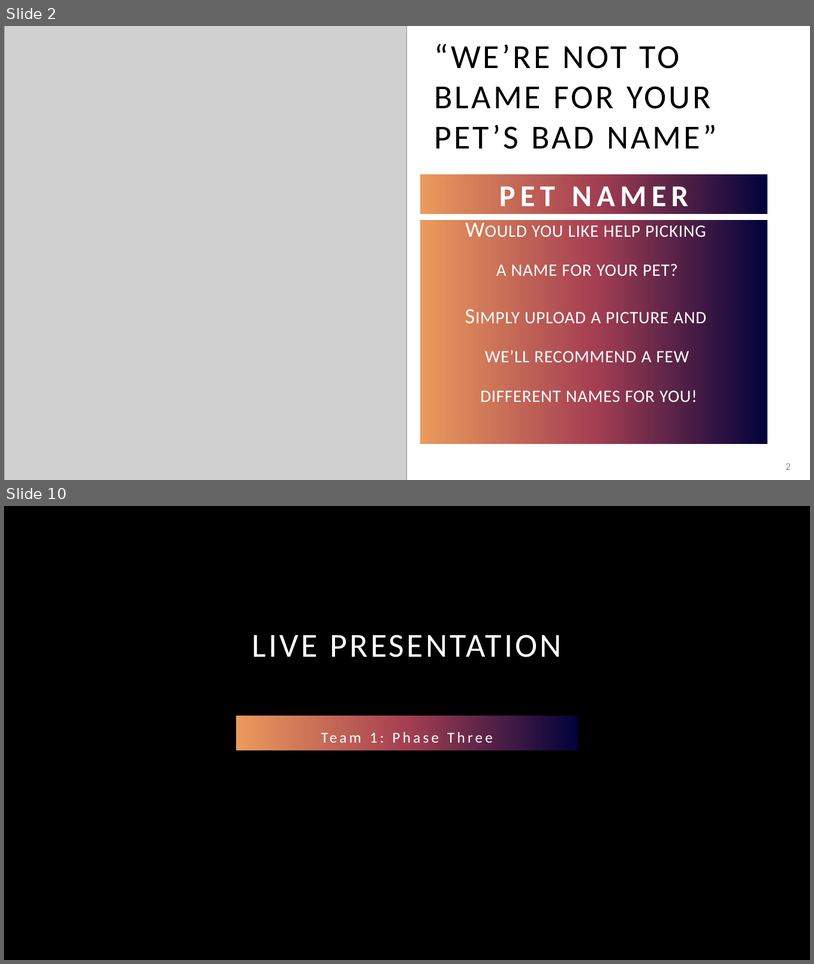
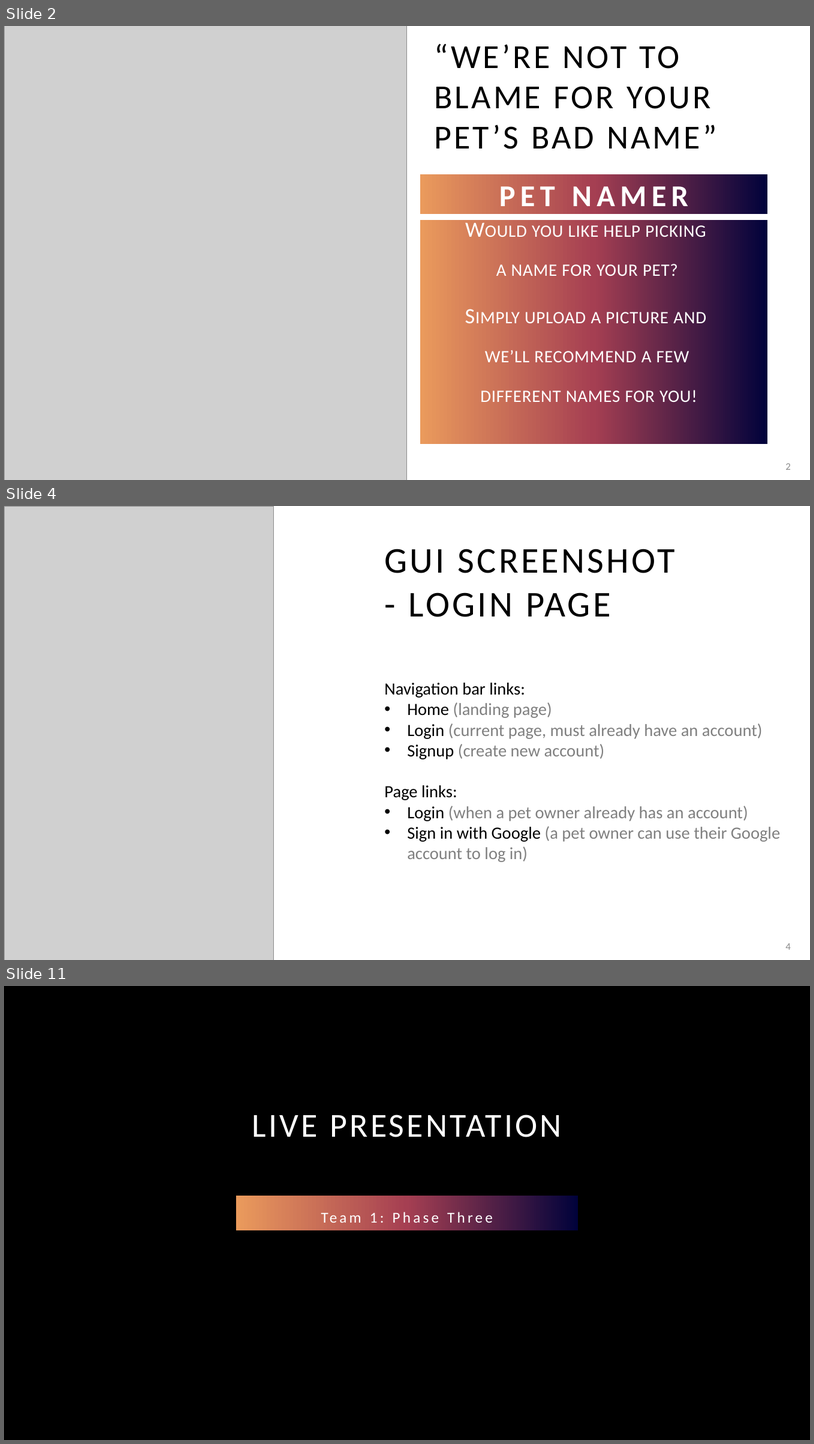
Before and after one commit to adriaonline/CPT200SP24-Team1, a slide deck: Phase 4 Docs/Phase 4 - Presentation.pptx. Shown one above the other, each under a label of ours: slides 2 and 10 before the commit, slides 2, 4 and 11 after it; the slides between them are not shown. The pictures are 814x964 and 814x1444 pixels, drawn with LibreOffice and Linux fonts; fonts in the diff are those of the drawing; grey boxes stand for pictures; background and template pictures are left out. Boxes give left, top, right and bottom in pixels: in the first picture for what was removed or moved away, otherwise in the second. Text is boxed around its words. In the diff, an @@ line names an element or a change of style, - is before the commit and + after.

```diff
--- a/Phase 4 Docs/Phase 4 - Presentation.pptx
+++ b/Phase 4 Docs/Phase 4 - Presentation.pptx
@@ slide 4 added at <box>4,506,810,960</box>, background #FFFFFF @@
@@ picture added at <box>4,506,274,960</box> @@
@@ title added at <box>384,549,675,617</box>, 43.2 pt, text #000000 @@
+GUI SCREENSHOT
+- LOGIN PAGE
@@ text added at <box>384,682,780,862</box>, 20.4 pt, text #808080 @@
+Navigation bar links:
+• Home (landing page)
+• Login (current page, must already have an account)
+• Signup (create new account)
+Page links:
+• Login (when a pet owner already has an account)
+• Sign in with Google (a pet owner can use their Google account to log in)
@@ page number added at <box>786,943,791,949</box>, 12 pt, text #8C8C8C @@
+4
@@ what was slide 10 is now slide 11 @@
```
Also in this commit, not shown: 7 other slides added, 7 slides removed, 2 other files.
